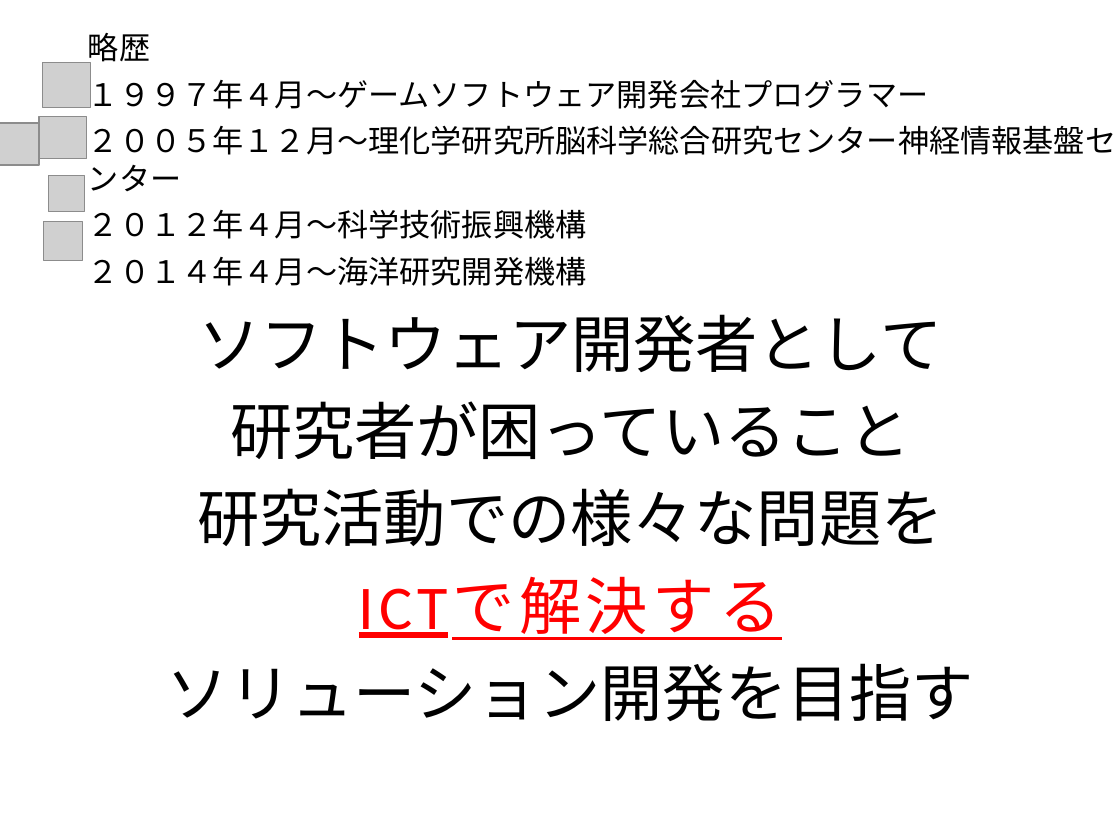
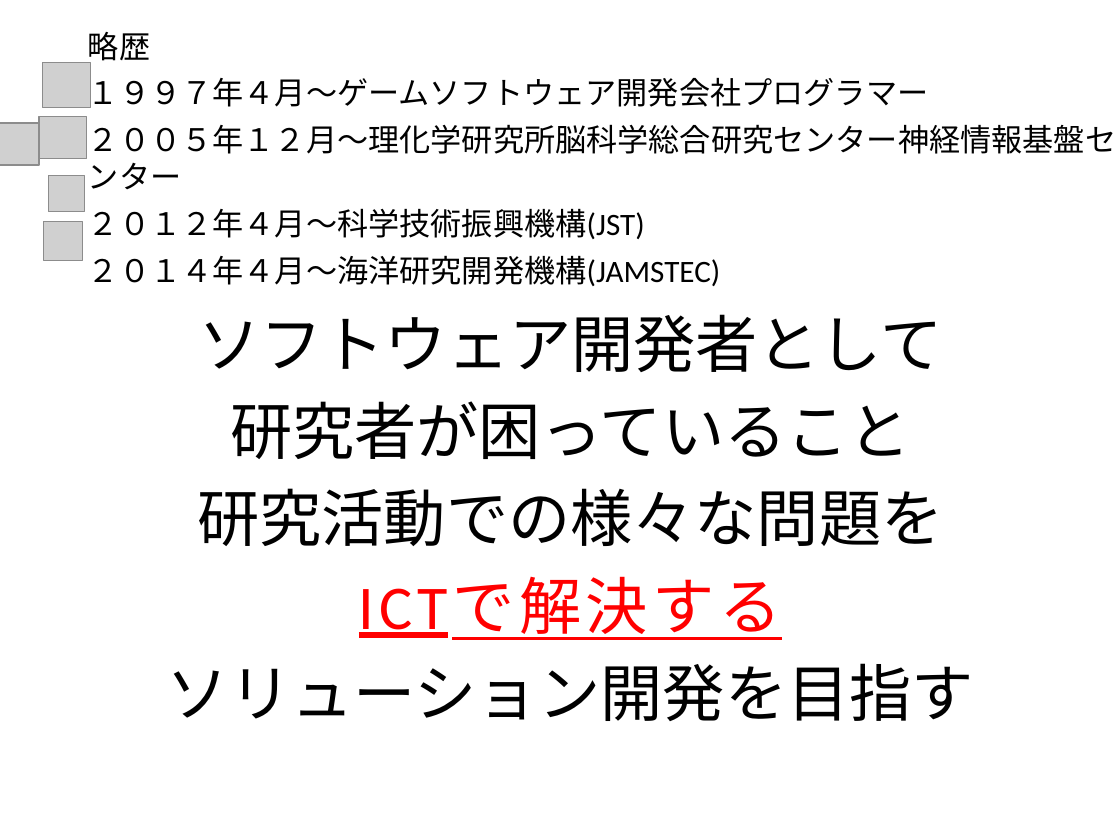
Before and after one commit to f-akazawa/akaz_uecdevelop, a slide deck: slide 2 of doc/中間発表資料.pptx. Drawn at 1120x840 pixels with LibreOffice and Linux fonts; fonts in the diff are those of the drawing; grey boxes stand for pictures. Boxes give left, top, right and bottom in pixels: in the first picture for what was removed or moved away, otherwise in the second. Text is boxed around its words. In the diff, an @@ line names an element or a change of style, - is before the commit and + after.

```diff
--- a/doc/中間発表資料.pptx
+++ b/doc/中間発表資料.pptx
@@ text at <box>88,208,720,286</box>: text changed @@
-２０１２年４月～科学技術振興機構
-２０１４年４月～海洋研究開発機構
+２０１２年４月～科学技術振興機構(JST)
+２０１４年４月～海洋研究開発機構(JAMSTEC)
```
Also in this commit, not shown: 4 other slides changed, 1 slide added, 2 slides removed.
